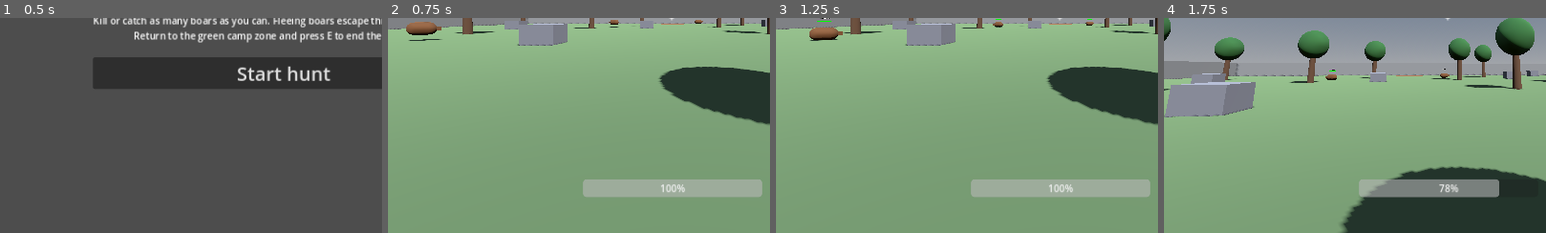
Above: before the commit, frames 1-4 (left to right).
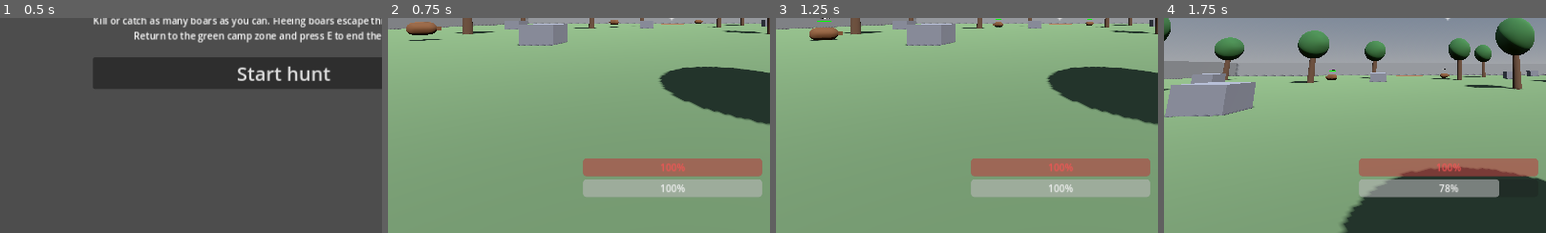
Above: after the commit, the same moments.

Repository: bageus/where-boar
Game: Godot game, scene res://game/bootstrap/app/main.tscn
Same seed, same stepped clock (60 frames per second), same inputs: the game is played once before the commit and once after it.
Inputs (mouse positions are % of the whole screen's width and height, from its top left):
- Up to frame 1 (0.5 s): no input
- Up to frame 2 (0.75 s): click "Start hunt" at 0.5 s
- Up to frame 3 (1.25 s): no input
- Up to frame 4 (1.75 s): move the mouse to (55, 50) at 1.27 s; press the mouse at (55, 50) at 1.28 s; hold W (move_forward) from 1.28 s (still down); tap Space (jump) at 1.52 s
The pictures show only the part of the screen within x 13-63%, y 50-100%; the shares and areas given below are measured in that part.

Frame 1 is identical in both runs. In frame 2, 4.0% of the frame differs, in the area x 51-98%, y 65-74%; in frame 3, 4.0%; in frame 4, 4.0%.

Commit message:
P3-001: hunter health, boar charge ram with damage, hunt ends at zero health
Also plans phase 3 in GAME_SPEC section 25 and BACKLOG, and CI finds test runners by name.

Co-Authored-By: Claude Opus 5.5 <noreply@anthropic.com>
Claude-Session: https://claude.ai/code/session_01XSFBnjFKXLtHPaufcuGWLw

Diff:
--- a/game/features/boar/domain/boar.gd
+++ b/game/features/boar/domain/boar.gd
@@ -31,6 +31,18 @@
 	state = State.DEAD if health == 0 else State.PANIC
 
 
+## After an attack a panicking boar may turn and ram the hunter (D018).
+func charge() -> void:
+	if state == State.PANIC:
+		state = State.CHARGE
+
+
+## The charge is over (rammed or gave up): the boar runs off again.
+func end_charge() -> void:
+	if state == State.CHARGE:
+		state = State.FLEE
+
+
 func net_capture() -> void:
 	if is_free():
 		state = State.CAPTURED
--- a/game/features/boar/public/boar_body.gd
+++ b/game/features/boar/public/boar_body.gd
@@ -21,12 +21,21 @@
 const RAM_IMPULSE := 14.0
 const RAM_COOLDOWN := 1.0
 const KNOCK_DECAY := 6.0
+# Charge after an attack (D018), ASSUMPTION numbers (D013).
+const PANIC_SECONDS := 2.5
+const CHARGE_SECONDS := 4.0
+const CHARGE_SPEED := 9.0
+## Hunter health lost per point of boar damage (hunter health 100, boar damage 1–2).
+const HP_PER_DAMAGE := 20
 
 ## Fact: the boar's hunt ended (DEAD, CAPTURED or ESCAPED); kind is a BoarOutcome.Kind.
 signal outcome_reached(type_id: String, kind: int)
 
 @export var type_id := "common_brown"
 @export var max_health := 3
+@export var damage := 1
+## Chance that a panicking boar turns and charges the hunter.
+@export_range(0.0, 1.0) var aggression := 0.35
 
 ## Injected by the scene that spawns the boar.
 var hunter: Node3D
@@ -42,6 +51,9 @@
 ## Last wall (XZ normal) the boar slid on, used to steer out of corners.
 var _wall := Vector2.ZERO
 var _reported := false
+## Seconds in the current domain state.
+var _state_time := 0.0
+var _charge_rolled := false
 
 @onready var _label: Label3D = $Label
 @onready var _health_fill: MeshInstance3D = $HealthBar/Fill
@@ -52,9 +64,11 @@
 	_show_state()
 
 
-func spear_hit(damage: int) -> void:
-	boar.take_hit(damage)
+func spear_hit(amount: int) -> void:
+	boar.take_hit(amount)
 	_turn_left = 0.0
+	_state_time = 0.0
+	_charge_rolled = false
 	_after_change()
 
 
@@ -64,7 +78,7 @@
 
 
 ## Knocked by a ram or another boar: pushed along `impulse` for a moment.
-func knock(impulse: Vector3) -> void:
+func knock(impulse: Vector3, _damage: int = 0) -> void:
 	_knock = impulse
 
 
@@ -95,12 +109,25 @@
 		_report_outcome()
 		queue_free()
 		return
+	_state_time += delta
+	_maybe_charge()
 	if boar.state != before:
+		_state_time = 0.0
 		_show_state()
 	_steer(delta, pos, hunter_pos)
 	_apply_knock(delta)
 	move_and_slide()
 	_ram(delta)
+
+
+## A panicking boar rolls once whether to charge; a charge that hits nothing gives up.
+func _maybe_charge() -> void:
+	if boar.state == Boar.State.PANIC and _state_time >= PANIC_SECONDS and not _charge_rolled:
+		_charge_rolled = true
+		if randf() < aggression:
+			boar.charge()
+	elif boar.state == Boar.State.CHARGE and _state_time >= CHARGE_SECONDS:
+		boar.end_charge()
 
 
 func _steer(delta: float, pos: Vector2, hunter_pos: Vector2) -> void:
@@ -115,8 +142,10 @@
 		Boar.State.FLEE:
 			_heading = BoarSenses.flee_heading(pos, hunter_pos, escape_zones)
 			speed = FLEE_SPEED
+		Boar.State.CHARGE:
+			_heading = (hunter_pos - pos).normalized()
+			speed = CHARGE_SPEED
 		_:
-			# PANIC; CHARGE has no rule yet and behaves the same.
 			if _turn_left <= 0.0:
 				_turn = randf_range(-PANIC_TURN_MAX, PANIC_TURN_MAX)
 				_turn_left = PANIC_TURN_SECONDS
@@ -147,8 +176,13 @@
 		var other := hit.get_collider()
 		if other.has_method("knock") and _ram_cooldown <= 0.0 and Vector2(velocity.x, velocity.z).length() >= RAM_MIN_SPEED:
 			var push := Vector3(velocity.x, 0.0, velocity.z).normalized()
-			other.knock(push * RAM_IMPULSE + Vector3.UP * 3.0)
+			var charging := boar.state == Boar.State.CHARGE
+			other.knock(push * RAM_IMPULSE + Vector3.UP * 3.0, damage * HP_PER_DAMAGE if charging else 0)
 			_ram_cooldown = RAM_COOLDOWN
+			if charging:
+				boar.end_charge()
+				_state_time = 0.0
+				_show_state()
 		elif absf(hit.get_normal().y) < 0.5:
 			_wall = Vector2(hit.get_normal().x, hit.get_normal().z).normalized()
 
--- a/game/features/boar/tests/run_boar_tests.gd
+++ b/game/features/boar/tests/run_boar_tests.gd
@@ -12,6 +12,7 @@
 	failures += _check(_zero_health_is_dead(), "zero health is dead")
 	failures += _check(_escape_only_when_fleeing(), "escape only when fleeing")
 	failures += _check(_trap_held_counts_as_captured(), "trap held to hunt end counts as captured")
+	failures += _check(_only_panic_turns_to_charge(), "only a panicking boar charges, then flees")
 	print("boar tests: %d failure(s)" % failures)
 	quit(1 if failures else 0)
 
@@ -64,3 +65,16 @@
 	var boar := Boar.new("armored", 9)
 	boar.trap()
 	return boar.state == Boar.State.TRAPPED and boar.outcome_kind() == BoarOutcome.Kind.CAPTURED
+
+
+func _only_panic_turns_to_charge() -> bool:
+	var calm := Boar.new("runner", 3)
+	calm.charge()
+	var boar := Boar.new("runner", 3)
+	boar.take_hit(1)
+	boar.charge()
+	var charging := boar.state == Boar.State.CHARGE and boar.is_free()
+	boar.escape()
+	var stays := boar.state == Boar.State.CHARGE
+	boar.end_charge()
+	return calm.state == Boar.State.WANDER and charging and stays and boar.state == Boar.State.FLEE
--- /dev/null
+++ b/game/features/hunter/domain/health.gd
@@ -0,0 +1,16 @@
+extends RefCounted
+
+## Hunter health (section 10): rams hurt, zero sends the hunter back to camp. Full again every hunt.
+
+## ASSUMPTION (D013).
+const MAX := 100
+
+var value := MAX
+
+
+func take(damage: int) -> void:
+	value = maxi(0, value - damage)
+
+
+func is_down() -> bool:
+	return value == 0
--- a/game/features/hunter/public/hunter.gd
+++ b/game/features/hunter/public/hunter.gd
@@ -4,6 +4,7 @@
 
 const Stamina = preload("res://game/features/hunter/domain/stamina.gd")
 const Loadout = preload("res://game/features/hunter/domain/loadout.gd")
+const Health = preload("res://game/features/hunter/domain/health.gd")
 const BoarBody = preload("res://game/features/boar/public/boar_body.gd")
 const Spear = preload("res://game/features/hunter/presentation/spear.gd")
 const SpearScene = preload("res://game/features/hunter/presentation/spear.tscn")
@@ -27,8 +28,11 @@
 
 ## Fact: the hunter pressed interact (E); the map decides what it means, e.g. return to camp.
 signal interacted
+## Fact: health reached zero; the hunt ends and the hunter goes back to camp with the loot.
+signal downed
 
 var stamina := Stamina.new()
+var health := Health.new()
 var loadout := Loadout.new()
 var weapon := Weapon.SPEAR
 ## Spears and nets this hunter threw that are still in the world.
@@ -38,6 +42,7 @@
 @onready var _camera: Camera3D = $Camera
 @onready var _reach: RayCast3D = $Camera/Reach
 @onready var _stamina_bar: ProgressBar = $Hud/Stamina
+@onready var _health_bar: ProgressBar = $Hud/Health
 @onready var _slot_spear: Label = $Hud/Hotbar/Spear
 @onready var _slot_net: Label = $Hud/Hotbar/Net
 
@@ -68,10 +73,16 @@
 	_update_hud()
 
 
-## Rammed by a boar (M005): thrown back and out of control for a moment.
-func knock(impulse: Vector3) -> void:
+## Rammed by a boar (M005): thrown back, hurt by a charge, and out of control for a moment.
+func knock(impulse: Vector3, damage: int = 0) -> void:
 	velocity = impulse
 	_stun = STUN_SECONDS
+	if health.is_down():
+		return
+	health.take(damage)
+	_health_bar.value = health.value
+	if health.is_down():
+		downed.emit()
 
 
 func _physics_process(delta: float) -> void:
--- a/game/features/hunter/public/hunter.tscn
+++ b/game/features/hunter/public/hunter.tscn
@@ -48,6 +48,21 @@
 grow_vertical = 0
 value = 100.0
 
+[node name="Health" type="ProgressBar" parent="Hud"]
+modulate = Color(1, 0.35, 0.35, 1)
+anchors_preset = 7
+anchor_left = 0.5
+anchor_top = 1.0
+anchor_right = 0.5
+anchor_bottom = 1.0
+offset_left = -150.0
+offset_top = -125.0
+offset_right = 150.0
+offset_bottom = -95.0
+grow_horizontal = 2
+grow_vertical = 0
+value = 100.0
+
 [node name="Hotbar" type="HBoxContainer" parent="Hud"]
 anchors_preset = 5
 anchor_left = 0.5
--- a/game/features/hunter/tests/run_hunter_tests.gd
+++ b/game/features/hunter/tests/run_hunter_tests.gd
@@ -2,6 +2,7 @@
 
 const Stamina = preload("res://game/features/hunter/domain/stamina.gd")
 const Loadout = preload("res://game/features/hunter/domain/loadout.gd")
+const Health = preload("res://game/features/hunter/domain/health.gd")
 
 
 func _init() -> void:
@@ -12,6 +13,7 @@
 	failures += _check(_lunge_costs_stamina(), "lunge costs 25 and fails without stamina")
 	failures += _check(_spear_throw_and_pick(), "spear is thrown once and picked up again")
 	failures += _check(_nets_run_out(), "nets run out and can be picked up")
+	failures += _check(_health_runs_down_to_zero(), "damage lowers health and stops at zero")
 	print("hunter tests: %d failure(s)" % failures)
 	quit(1 if failures else 0)
 
@@ -65,3 +67,11 @@
 	var empty := not loadout.throw_net()
 	loadout.pick_net()
 	return empty and loadout.nets == 1
+
+
+func _health_runs_down_to_zero() -> bool:
+	var health := Health.new()
+	health.take(30)
+	var hurt := health.value == 70 and not health.is_down()
+	health.take(500)
+	return hurt and health.value == 0 and health.is_down()
--- a/game/presentation/hunt_map/public/hunt_map.gd
+++ b/game/presentation/hunt_map/public/hunt_map.gd
@@ -6,7 +6,7 @@
 const Hunt = preload("res://game/features/hunt/public/hunt.gd")
 const BoarOutcome = preload("res://game/features/boar/public/boar_outcome.gd")
 
-## Fact: the hunter returned to camp or no free boars are left.
+## Fact: the hunter returned to camp, was downed, or no free boars are left.
 signal hunt_ended(hunt: Hunt)
 
 ## ASSUMPTION: boars per prototype hunt.
@@ -34,6 +34,7 @@
 		boar.outcome_reached.connect(_on_outcome)
 		$Boars.add_child(boar)
 	_hunter.interacted.connect(_on_interacted)
+	_hunter.downed.connect(_on_downed)
 	var minimap := $Hud/Minimap
 	minimap.hunter = _hunter
 	minimap.escape_zones = zones
@@ -57,6 +58,14 @@
 	hunt_ended.emit(hunt)
 
 
+## Zero health: back to camp with what was caught, no defeat screen (section 10).
+func _on_downed() -> void:
+	if hunt.is_over():
+		return
+	hunt.returned = true
+	hunt_ended.emit(hunt)
+
+
 func _show_goal() -> void:
 	_goal.text = "Boars left: %d   Killed: %d   Caught: %d   Escaped: %d" % [
 		hunt.remaining(),
Not shown, added: game/features/hunter/domain/health.gd.uid
Not shown, changed: .github/workflows/domain_tests.yml
Not shown, changed: ACTIVE_TASK.md
Not shown, changed: BACKLOG.md
Not shown, changed: GAME_SPEC.md
Not shown, changed: PROJECT_STATE.md
